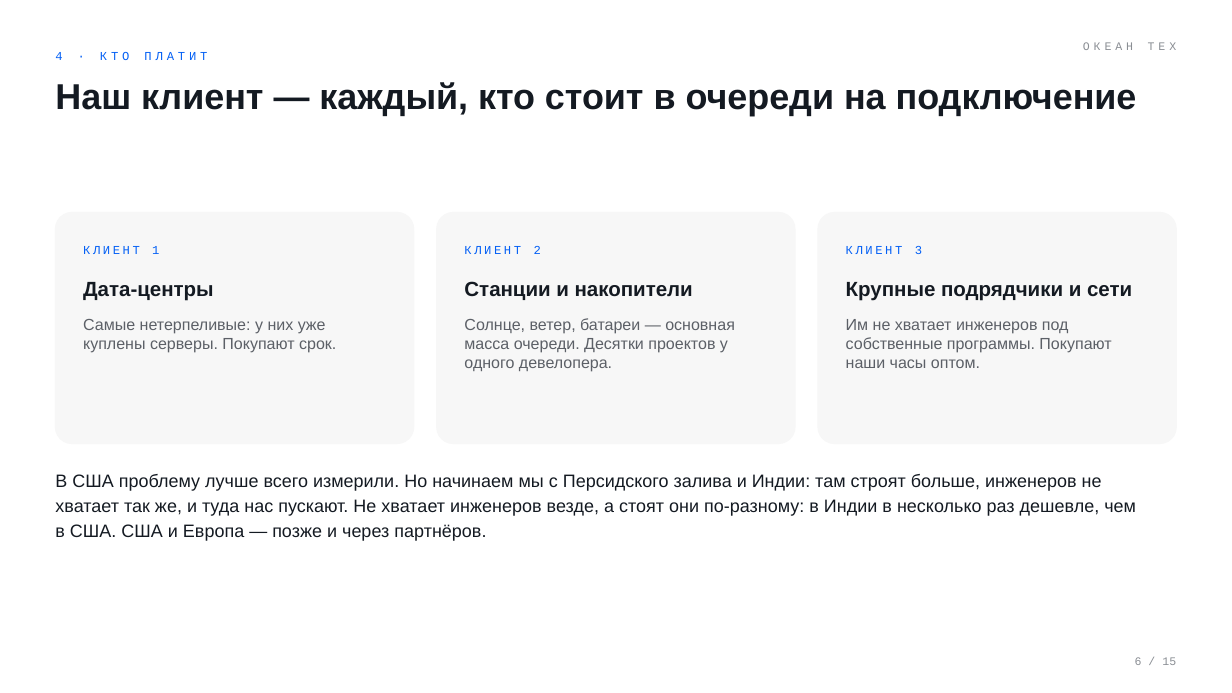
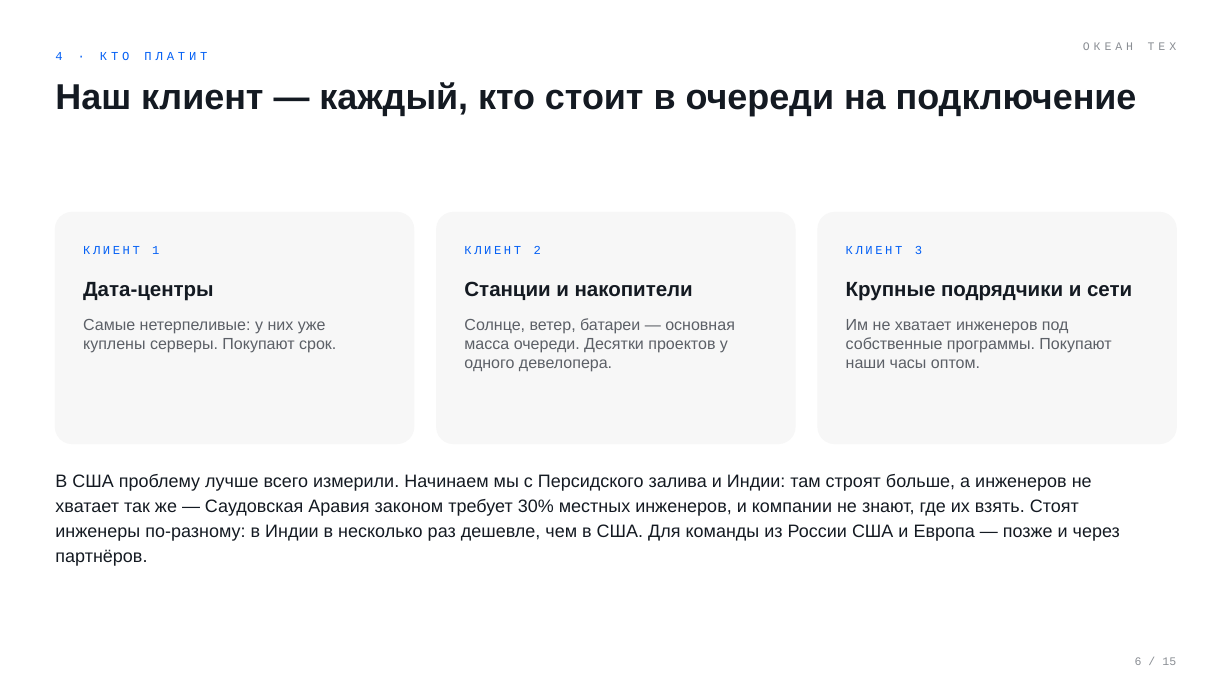
Before and after one commit to komoroshin/research, a slide deck: slide 6 of ai-case-library/research/ventures/grid-plain-deck.pptx. Drawn at 1232x693 pixels with LibreOffice and Linux fonts; fonts in the diff are those of the drawing. Boxes give left, top, right and bottom in pixels: in the first picture for what was removed or moved away, otherwise in the second. Text is boxed around its words. In the diff, an @@ line names an element or a change of style, - is before the commit and + after.

```diff
--- a/ai-case-library/research/ventures/grid-plain-deck.pptx
+++ b/ai-case-library/research/ventures/grid-plain-deck.pptx
@@ text at (55, 474, 1120, 566): text changed @@
-В США проблему лучше всего измерили. Но начинаем мы с Персидского залива и Индии: там строят больше, инженеров не хватает так же, и туда нас пускают. Не хватает инженеров везде, а стоят они по-разному: в Индии в несколько раз дешевле, чем в США. США и Европа — позже и через партнёров.
+В США проблему лучше всего измерили. Начинаем мы с Персидского залива и Индии: там строят больше, а инженеров не хватает так же — Саудовская Аравия законом требует 30% местных инженеров, и компании не знают, где их взять. Стоят инженеры по-разному: в Индии в несколько раз дешевле, чем в США. Для команды из России США и Европа — позже и через партнёров.
```
Also in this commit, not shown: 11 other slides changed, 3 other files.
